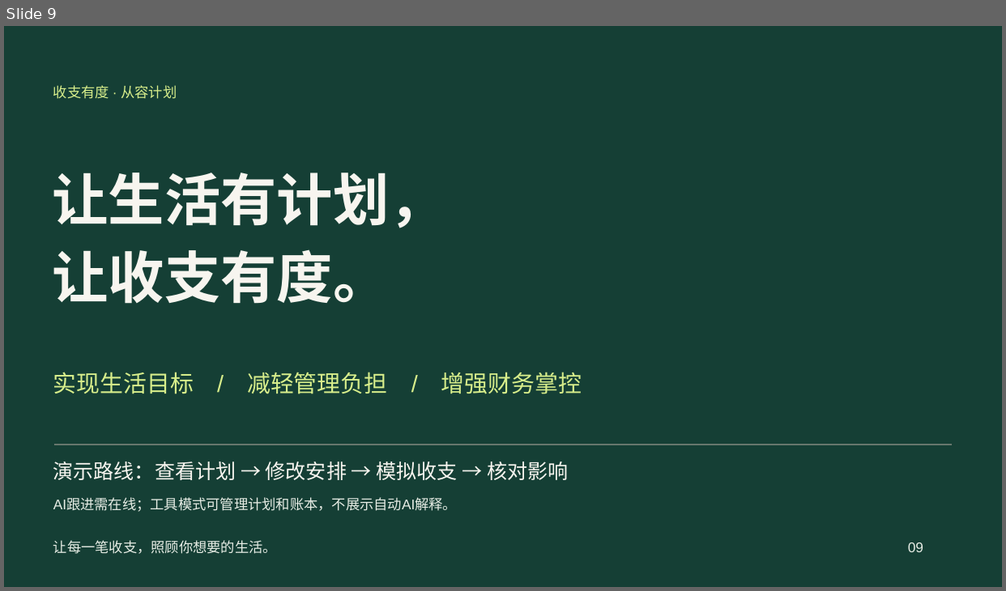
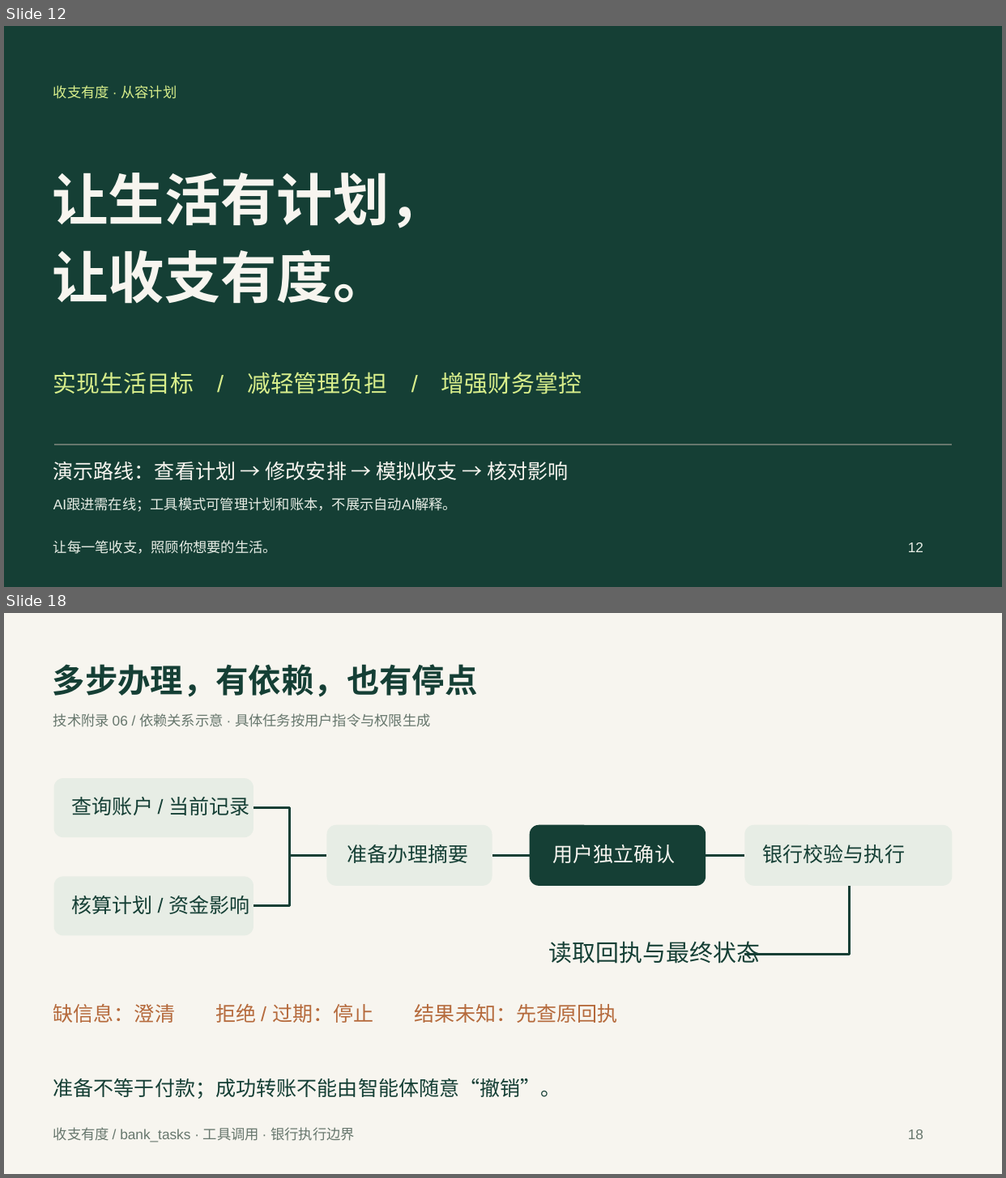
Before and after one commit to MuMi-y/shouzhi-youdu, a slide deck: submission/02_答辩材料_收支有度.pptx. Shown one above the other, each under a label of ours: slide 9 before the commit, slides 12 and 18 after it; the slides between them are not shown. The pictures are 1006x591 and 1006x1178 pixels, drawn with LibreOffice and Linux fonts; fonts in the diff are those of the drawing. Boxes give left, top, right and bottom in pixels: in the first picture for what was removed or moved away, otherwise in the second. Text is boxed around its words. In the diff, an @@ line names an element or a change of style, - is before the commit and + after.

```diff
--- a/submission/02_答辩材料_收支有度.pptx
+++ b/submission/02_答辩材料_收支有度.pptx
@@ slide 18 added at (x1=4, y1=613, x2=1002, y2=1174), background #F7F5EF @@
@@ text added at (x1=53, y1=664, x2=477, y2=697), 31.5 pt, text #153F35, bold @@
+多步办理，有依赖，也有停点
@@ text added at (x1=53, y1=713, x2=431, y2=727), 13.5 pt, text #67776D @@
+技术附录 06 / 依赖关系示意 · 具体任务按用户指令与权限生成
@@ group added at (x1=53, y1=778, x2=953, y2=1023): 7 texts, 5 rounded rectangles, 2 freeform shapes @@
+查询账户 / 当前记录
+核算计划 / 资金影响
+准备办理摘要
+用户独立确认
+银行校验与执行
+读取回执与最终状态
+缺信息：澄清 拒绝 / 过期：停止 结果未知：先查原回执
@@ text added at (x1=53, y1=1079, x2=561, y2=1099), 19.5 pt, text #153F35 @@
+准备不等于付款；成功转账不能由智能体随意“撤销”。
@@ text added at (x1=53, y1=1127, x2=355, y2=1143), 13.5 pt, text #67776D @@
+收支有度 / bank_tasks · 工具调用 · 银行执行边界
@@ text added at (x1=908, y1=1130, x2=923, y2=1139), 13.5 pt, text #67776D @@
+18
@@ what was slide 9 is now slide 12 @@
@@ slide 12 changed as well @@
@@ text at (x1=908, y1=543, x2=923, y2=552): text changed @@
-09
+12
```
Also in this commit, not shown: 6 other slides changed, 10 other slides added, 5 other files.
